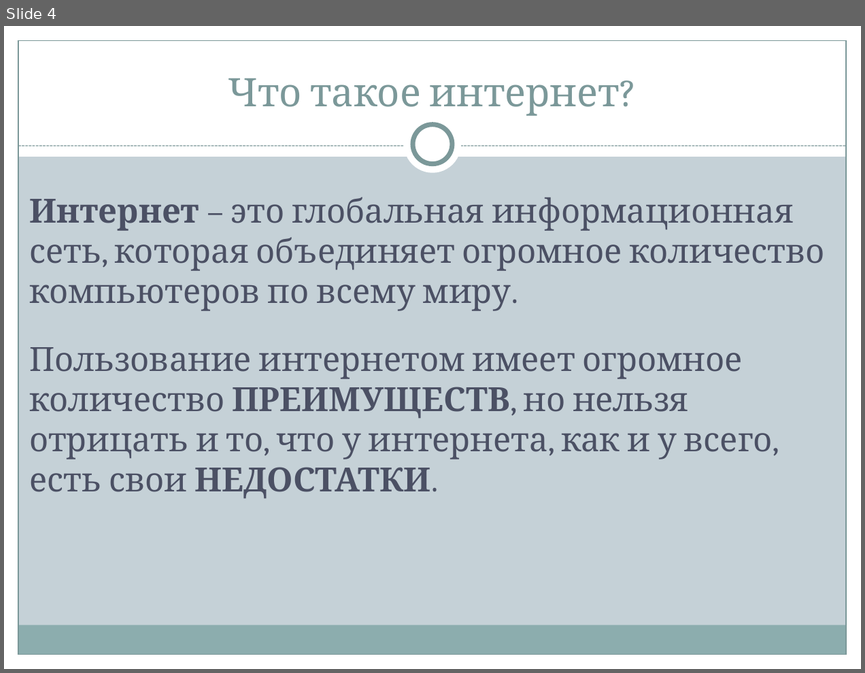
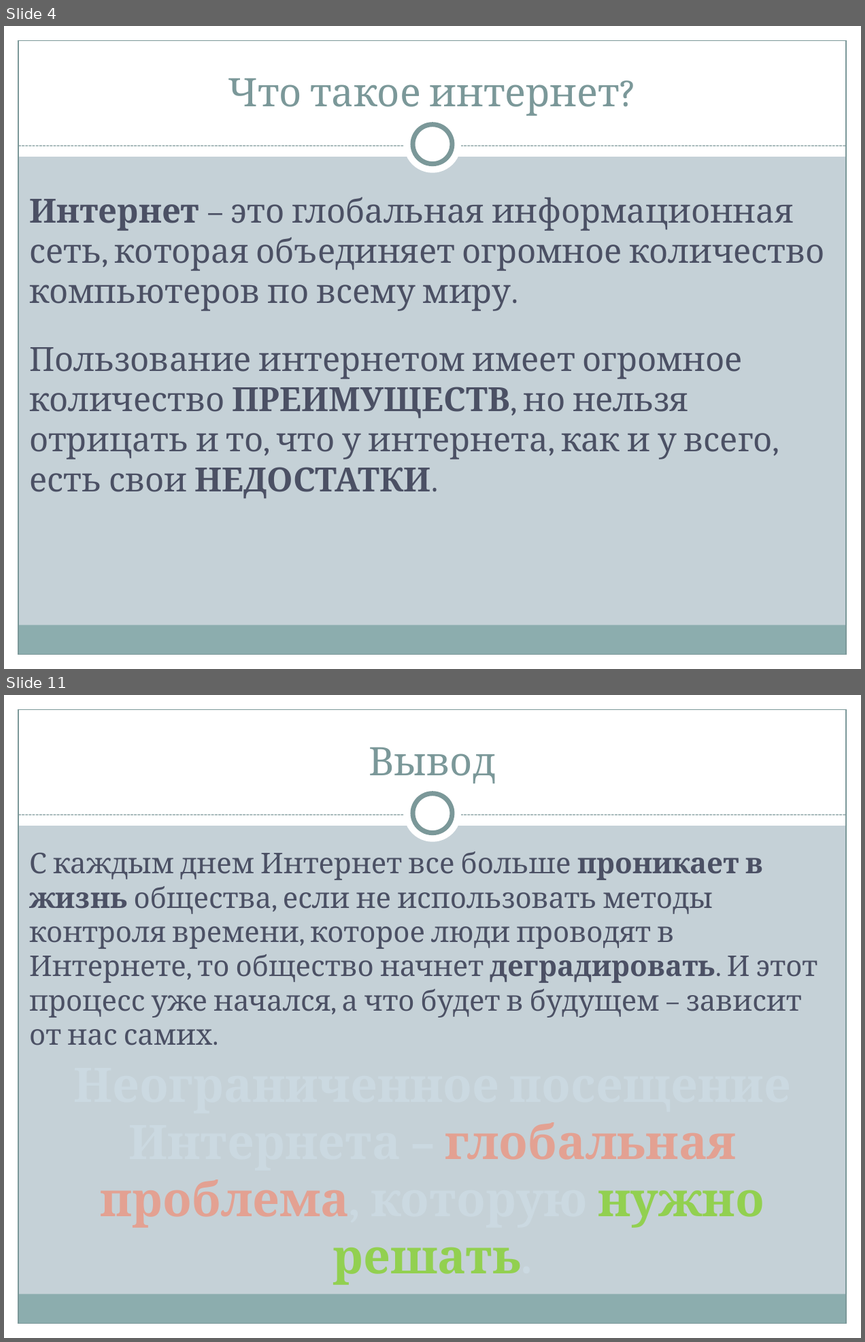
Before and after one commit to Ivan2802/itog_project_9, a slide deck: Проект.pptx. Shown one above the other, each under a label of ours: slide 4 before the commit, slides 4 and 11 after it; the slides between them are not shown. The pictures are 865x673 and 865x1342 pixels, drawn with LibreOffice and Linux fonts; fonts in the diff are those of the drawing. Boxes give left, top, right and bottom in pixels: in the first picture for what was removed or moved away, otherwise in the second. Text is boxed around its words. In the diff, an @@ line names an element or a change of style, - is before the commit and + after.

```diff
--- a/Проект.pptx
+++ b/Проект.pptx
@@ slide 11 added at [4, 695, 861, 1338], background #C5D1D7; not listed: 9 template elements that a slide beside it also shows @@
@@ title added at [368, 747, 496, 783], 33 pt, text #7C999A @@
+Вывод
@@ text added at [29, 851, 818, 1045], 24 pt, text #4B5064 @@
+С каждым днем Интернет все больше проникает в жизнь общества, если не использовать методы контроля времени, которое люди проводят в Интернете, то общество начнет деградировать. И этот процесс уже начался, а что будет в будущем – зависит от нас самих.
@@ text added at [332, 1189, 764, 1285], 40 pt, text #CBDAE2, bold @@
+Неограниченное посещение Интернета – глобальная проблема, которую нужно решать.
```
Also in this commit, not shown: 3 slides changed, 7 other slides added, 2 slides removed, 26 other files.
